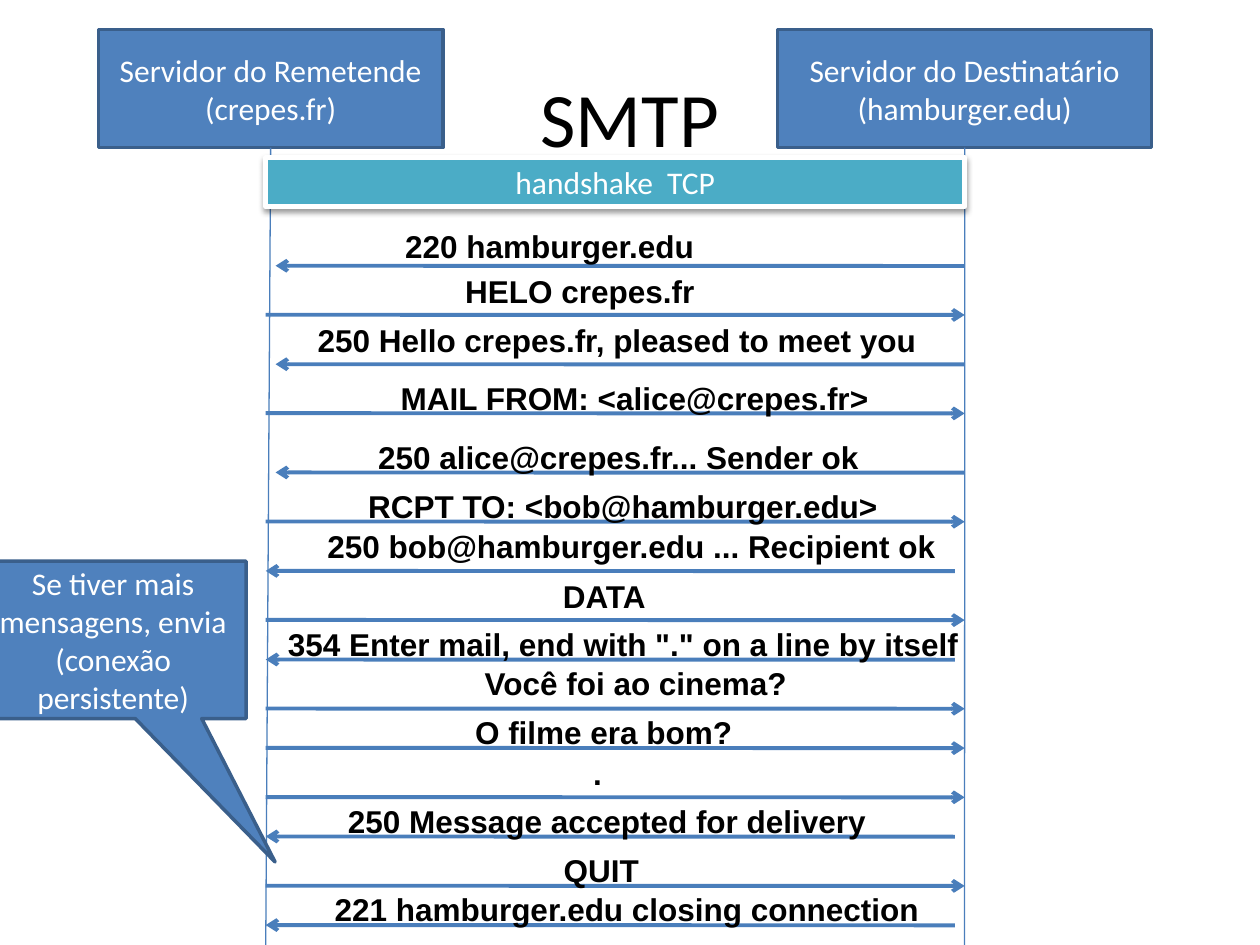
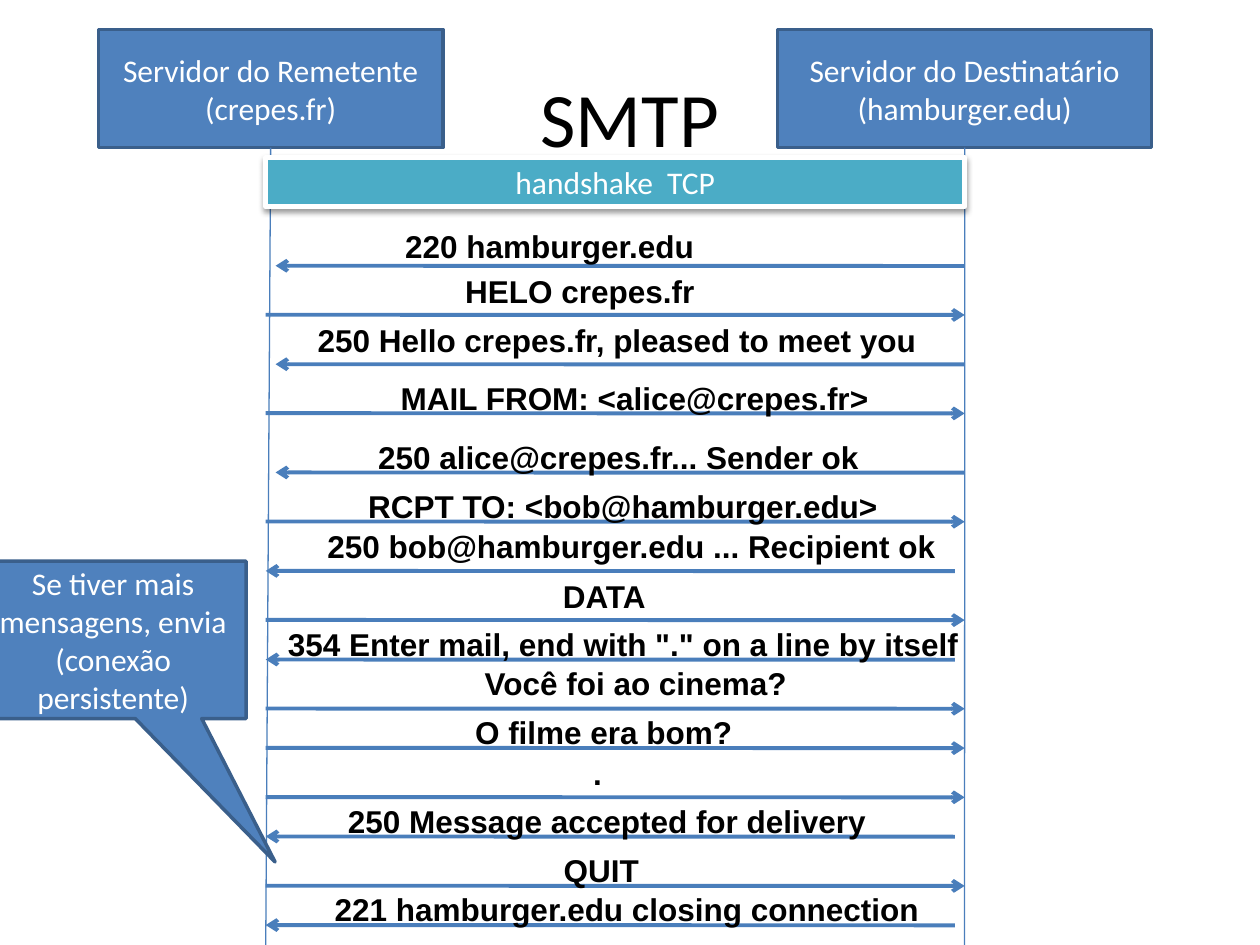
Before and after one commit to niviaquental/niviaquental.github.io, a slide deck: slide 5 of Presentations/Aula03-Aplicacao-EmailDNS/03-DNSEmail.pptx. Drawn at 1260x945 pixels with LibreOffice and Linux fonts; fonts in the diff are those of the drawing; background and template pictures are left out. Boxes give left, top, right and bottom in pixels: in the first picture for what was removed or moved away, otherwise in the second. Text is boxed around its words. In the diff, an @@ line names an element or a change of style, - is before the commit and + after.

Commit message:
typo

```diff
--- a/Presentations/Aula03-Aplicacao-EmailDNS/03-DNSEmail.pptx
+++ b/Presentations/Aula03-Aplicacao-EmailDNS/03-DNSEmail.pptx
@@ text in rectangle at [123,60,418,82]: text changed @@
-Servidor do Remetende
+Servidor do Remetente
```
Also in this commit, not shown: 1 other slide changed.
